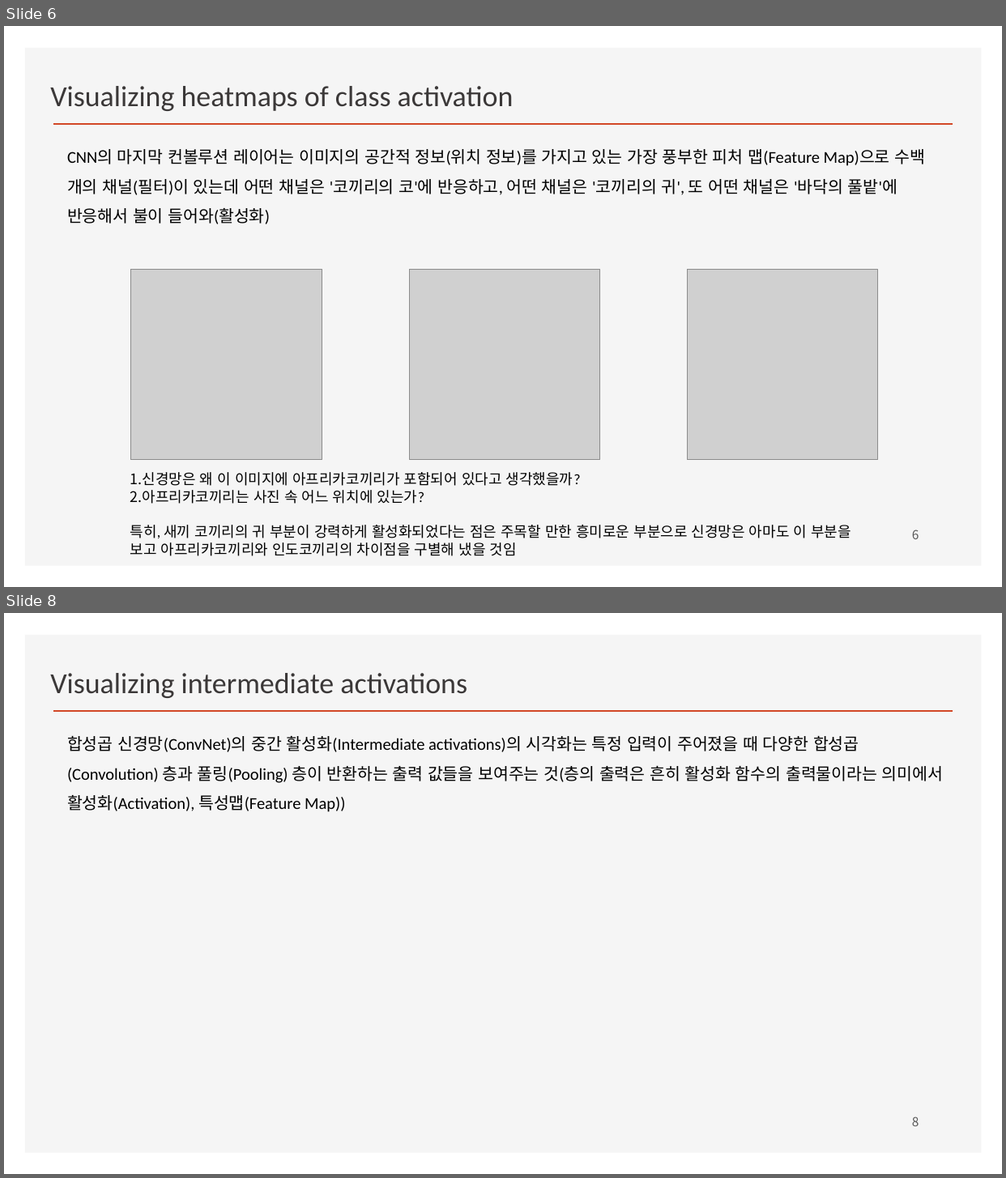
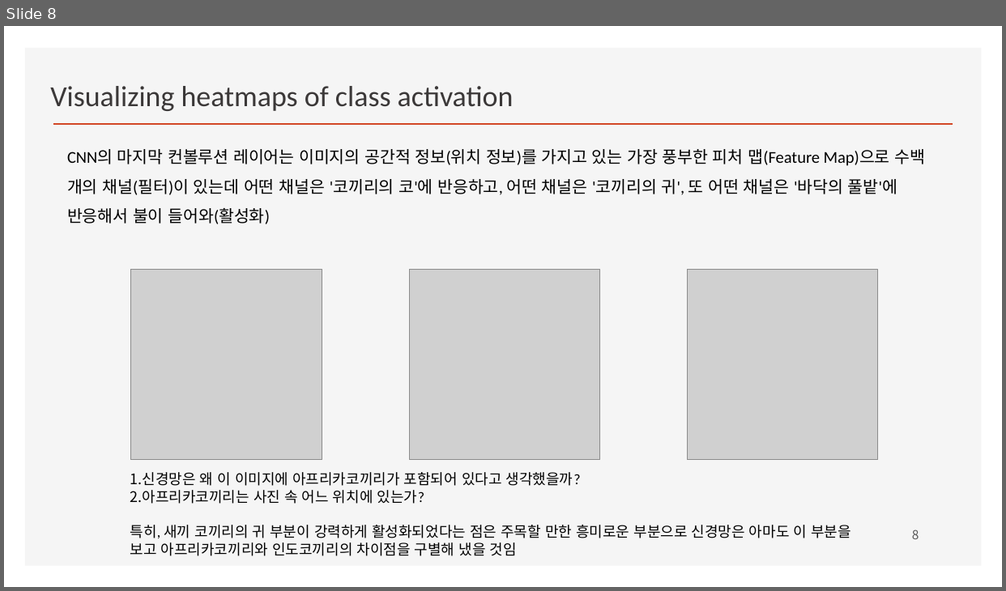
Before and after one commit to ancestor9/2026_Fall_Deep-Learning-with-Python, a slide deck: Chapter 10 Interpreting what ConvNets learn.pptx. Shown one above the other, each under a label of ours: slides 6 and 8 before the commit, slide 8 after it; the slides between them are not shown. The pictures are 1006x1178 and 1006x591 pixels, drawn with LibreOffice and Linux fonts; fonts in the diff are those of the drawing; grey boxes stand for pictures; background and template pictures are left out. Boxes give left, top, right and bottom in pixels: in the first picture for what was removed or moved away, otherwise in the second. Text is boxed around its words. In the diff, an @@ line names an element or a change of style, - is before the commit and + after.

```diff
--- a/Chapter 10 Interpreting what ConvNets learn.pptx
+++ b/Chapter 10 Interpreting what ConvNets learn.pptx
@@ slide 8 removed at [4,613,1002,1174], background #FFFFFF; not listed: 2 template elements that a slide beside it also shows @@
@@ text removed at [50,673,467,698] @@
-Visualizing intermediate activations
@@ text removed at [67,736,943,812] @@
-합성곱 신경망(ConvNet)의 중간 활성화(Intermediate activations)의 시각화는 특정 입력이 주어졌을 때 다양한 합성곱(Convolution) 층과 풀링(Pooling) 층이 반환하는 출력 값들을 보여주는 것(층의 출력은 흔히 활성화 함수의 출력물이라는 의미에서 활성화(Activation), 특성맵(Feature Map))
@@ page number removed at [912,1117,919,1127] @@
-8
@@ what was slide 6 is now slide 8 @@
```
Also in this commit, not shown: 2 slides added, 2 other slides removed.
